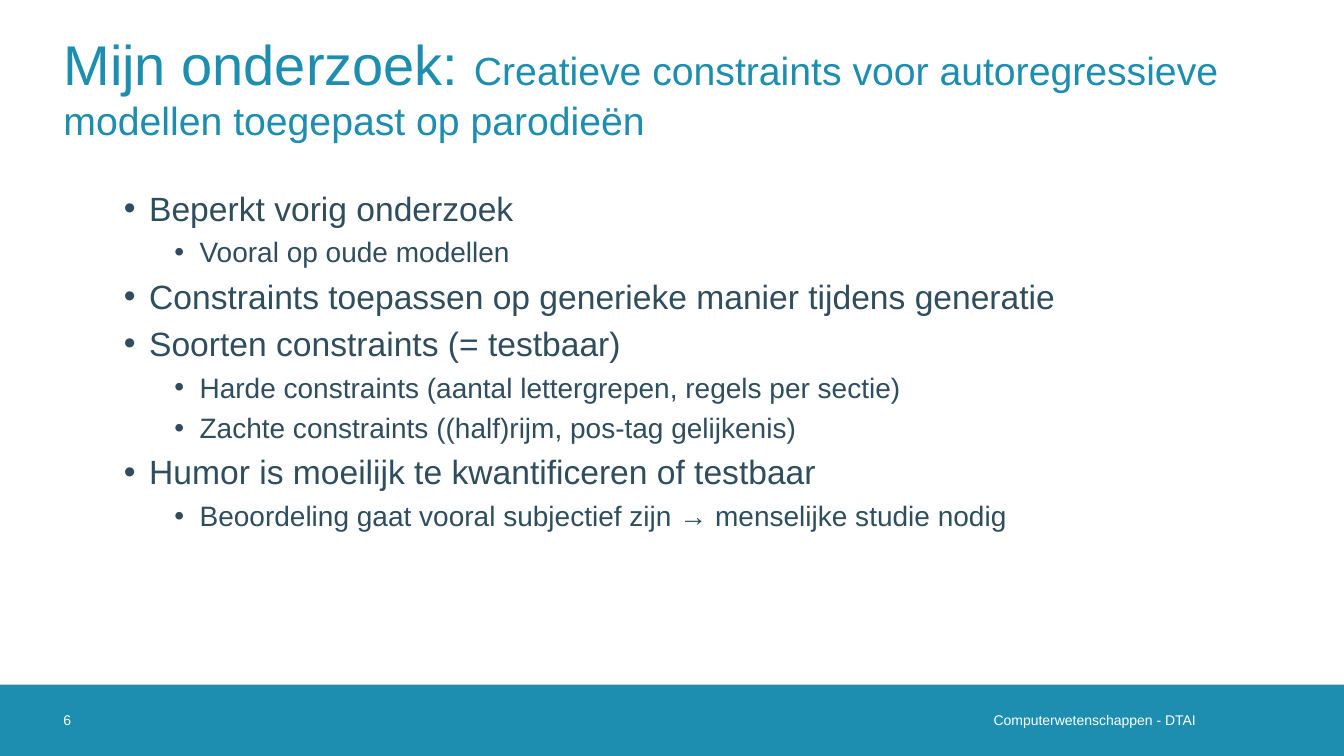
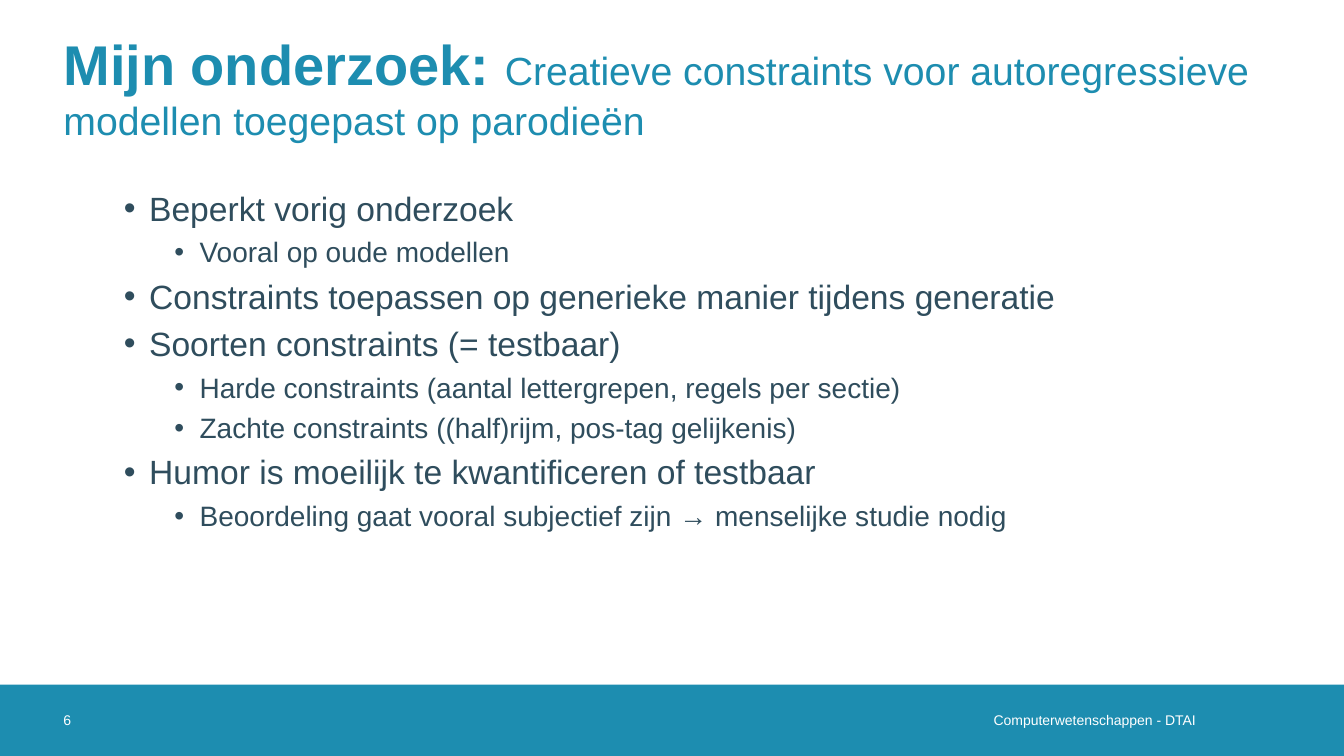
Before and after one commit to Alintermans/Thesis, a slide deck: slide 6 of Presentations/Second Intermediate Presentation/Presentation.pptx. Drawn at 1344x756 pixels with LibreOffice and Linux fonts; fonts in the diff are those of the drawing; background and template pictures are left out. Boxes give left, top, right and bottom in pixels: in the first picture for what was removed or moved away, otherwise in the second. Text is boxed around its words. In the diff, an @@ line names an element or a change of style, - is before the commit and + after.

```diff
--- a/Presentations/Second Intermediate Presentation/Presentation.pptx
+++ b/Presentations/Second Intermediate Presentation/Presentation.pptx
@@ title "Mijn onderzoek: Creatieve constraints voor ..." at <box>63,44,1249,143</box>: bold on in "Mijn onderzoek:" @@
```
Also in this commit, not shown: 3 other slides changed, 6 slides added, 3 other files.
